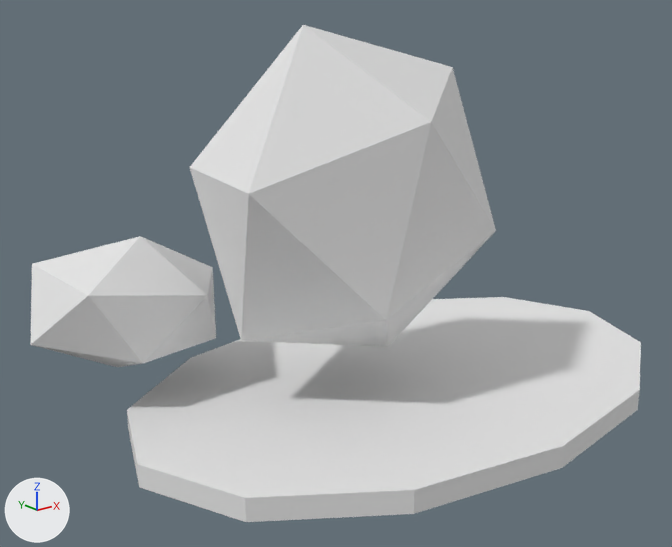
Renders of the FBX model SourceAssets/Exports/Props/Giants/BloodAxe/PathMarkers/SM_GIA_BloodAxeCairnPathMarker_A01/SM_GIA_BloodAxeCairnPathMarker_A01_LOD3.fbx from each side of a commit.
Before and after are seen from a 50 mm lens placed at (-168.6, -178.9, 112.2), pointed at (-18.9, 8.2, 37.4). Lighting does not change. The marker at lower left points along +X, +Y and +Z. The picture after the commit comes second.

Names of what the first picture shows: 'LOD3_PathMarker_AshMudBase', 'LOD3_PathMarker_Stone_LeaningPrimary', 'LOD3_PathMarker_Stone_SunkFootLeft'.
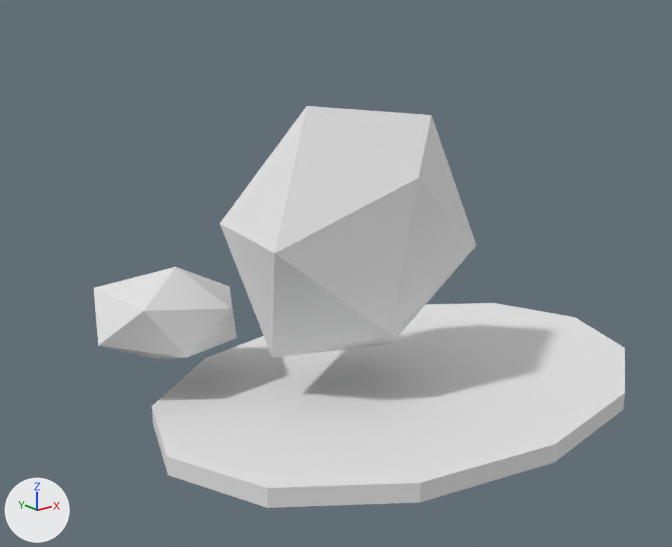
Location of each change, [x1, y1, x2, y2] in pixels of the pictures (672 x 547 px):
```json
{"object": "LOD3_PathMarker_AshMudBase", "change": "rescaled", "before": [127, 297, 641, 522], "after": [152, 303, 625, 508], "on screen": "8% narrower, 9% shorter"}
{"object": "LOD3_PathMarker_Stone_LeaningPrimary", "change": "deleted", "before": [190, 25, 496, 347]}
{"object": "LOD3_PathMarker_Stone_SimpleLean", "change": "added", "after": [220, 106, 476, 358]}
{"object": "LOD3_PathMarker_Stone_SunkFootLeft", "change": "deleted", "before": [31, 236, 216, 367]}
{"object": "LOD3_PathMarker_Stone_TrailFootLeft", "change": "added", "after": [94, 267, 237, 360]}
```

Scene script edits in JSON lines:
```json
{"block": "me_cylinder_089", "where": "# used by ob_lod3_pathmarker_ashmudbase; location = (0.0, 0.0, 3.0)"}
{"op": "remove", "block": "me_cylinder_089", "code": "me_cylinder_089.from_pydata(...)  # 24 vertices, 14 faces; spans x -84.0..84.0, y -56.0..56.0, z -3.0..3.0"}
{"op": "add", "block": "me_cylinder_089", "code": "me_cylinder_089.from_pydata(...)  # 24 vertices, 14 faces; spans x -77.0..77.0, y -53.0..53.0, z -2.0..2.0"}
{"block": "me_cylinder_089", "change": "me_cylinder_089 part 1: the whole mesh is scaled about its middle by (0.91, 0.958, 0.833)"}
{"op": "add", "block": "me_icosphere_179_1", "code": ["me_icosphere_179_1 = bpy.data.meshes.new('Icosphere.179')", "me_icosphere_179_1.from_pydata([(-2.6, 0.8, -13.1), (18.6, -4.8, -10.1), (-4.3, -16.8, -6.3), (-22.9, -5.1, -1.9), (-11.4, 14.2, -3.0), (14.2, 14.3, -8.1), (11.4, -14.2, 3.0), (-14.2, -14.3, 8.1), (-18.6, 4.8, 10.1), (4.3, 16.8, 6.3), (22.9, 5.1, 1.9), (2.6, -0.8, 13.1)], [], [(0, 1, 2), (1, 0, 5), (0, 2, 3), (0, 3, 4), (0, 4, 5), (1, 5, 10), (2, 1, 6), (3, 2, 7), (4, 3, 8), (5, 4, 9), (1, 10, 6), (2, 6, 7), (3, 7, 8), (4, 8, 9), (5, 9, 10), (6, 10, 11), (7, 6, 11), (8, 7, 11), (9, 8, 11), (10, 9, 11)])", "me_icosphere_179_1.materials.append(mat_m_gia_bloodaxecairnvariants_vertexcolor_a01)  # white #e7e7e7"]}
{"op": "add", "block": "me_icosphere_178_1", "code": ["me_icosphere_178_1 = bpy.data.meshes.new('Icosphere.178')", "me_icosphere_178_1.from_pydata([(15.9, 1.3, -35.4), (31.9, -15.0, -5.3), (-3.9, -20.1, -21.6), (-24.5, 3.4, -30.0), (-1.4, 23.0, -18.8), (33.5, 11.7, -3.5), (1.4, -23.0, 18.8), (-33.5, -11.7, 3.5), (-31.9, 15.0, 5.3), (3.9, 20.1, 21.6), (24.5, -3.4, 30.0), (-15.9, -1.3, 35.4)], [], [(0, 1, 2), (1, 0, 5), (0, 2, 3), (0, 3, 4), (0, 4, 5), (1, 5, 10), (2, 1, 6), (3, 2, 7), (4, 3, 8), (5, 4, 9), (1, 10, 6), (2, 6, 7), (3, 7, 8), (4, 8, 9), (5, 9, 10), (6, 10, 11), (7, 6, 11), (8, 7, 11), (9, 8, 11), (10, 9, 11)])", "me_icosphere_178_1.materials.append(mat_m_gia_bloodaxecairnvariants_vertexcolor_a01)  # white #e7e7e7"]}
{"op": "remove", "block": "ob_lod3_pathmarker_stone_sunkfootleft", "code": ["ob_lod3_pathmarker_stone_sunkfootleft = bpy.data.objects.new('LOD3_PathMarker_Stone_SunkFootLeft', me_icosphere_179)", "ob_lod3_pathmarker_stone_sunkfootleft.location = (-64.1, 40.7, 30.0)"]}
{"op": "remove", "block": "ob_lod3_pathmarker_stone_leaningprimary", "code": ["ob_lod3_pathmarker_stone_leaningprimary = bpy.data.objects.new('LOD3_PathMarker_Stone_LeaningPrimary', me_icosphere_178)", "ob_lod3_pathmarker_stone_leaningprimary.location = (-17.5, 4.4, 58.0)"]}
{"op": "add", "block": "ob_lod3_pathmarker_stone_trailfootleft", "code": ["ob_lod3_pathmarker_stone_trailfootleft = bpy.data.objects.new('LOD3_PathMarker_Stone_TrailFootLeft', me_icosphere_179_1)", "ob_lod3_pathmarker_stone_trailfootleft.location = (-54.8, 36.3, 26.0)"]}
{"op": "add", "block": "ob_lod3_pathmarker_stone_simplelean", "code": ["ob_lod3_pathmarker_stone_simplelean = bpy.data.objects.new('LOD3_PathMarker_Stone_SimpleLean', me_icosphere_178_1)", "ob_lod3_pathmarker_stone_simplelean.location = (-15.0, 5.8, 48.0)"]}
```
